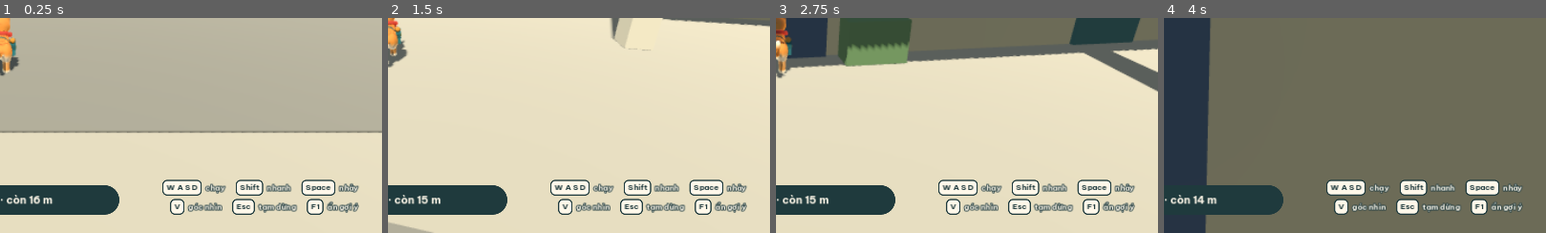
Above: before the commit, frames 1-4 (left to right).
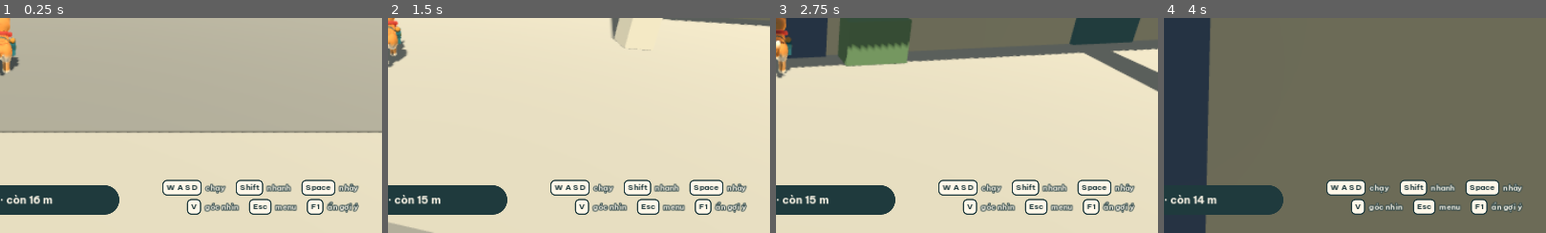
Above: after the commit, the same moments.

Repository: sangdaden/meo-giao-banh-mi
Game: Godot game, scene res://scenes/chung_cu.tscn
Two runs of this game, one before a commit and one after it. Both use one fixed random seed, a clock stepped at 60 frames per second and the inputs below. This scene is started directly instead of the project's main scene.
Inputs (mouse positions are % of the whole screen's width and height, from its top left):
- Up to frame 1 (0.25 s): no input
- Up to frame 2 (1.5 s): tap Enter (ui_accept) at 0.5 s; move the mouse to (55, 50) at 0.52 s; hold W (move_forward) from 0.53 s (still down); tap Ctrl (crouch) at 0.6 s; click (55, 50) at 0.67 s; tap Space (jump) at 0.77 s; move the mouse to (45, 50) at 1.27 s; tap E (deliver) at 1.35 s
- Up to frame 3 (2.75 s): keep holding W (move_forward); tap Space (jump) at 1.52 s; move the mouse to (52, 48) at 2.02 s; tap Alt (sneak) at 2.1 s
- Up to frame 4 (4 s): keep holding W (move_forward); move the mouse to (49, 52) at 2.77 s; tap Shift (sprint) at 2.85 s; click (49, 52) at 2.92 s; tap Space (jump) at 3.02, 3.77 s; move the mouse to (57, 51) at 3.52 s; tap V at 3.6 s
The pictures show only the part of the screen within x 50-100%, y 50-100%; the shares and areas given below are measured in that part.

The runs differ from the first frame. In frame 1, 1.6% of the frame differs, in the area x 44-78%, y 84-92%; in frame 2, 1.6%; in frame 3, 1.6%; in frame 4, 1.5%.

Commit message:
Nút Về trang chủ rõ chữ, phím Esc ghi là menu, ảnh chụp menu bếp
Co-Authored-By: Claude Opus 5.5 (1M context) <noreply@anthropic.com>
Claude-Session: https://claude.ai/code/session_01XnGoVpmpcdk5u3SMY4s1yw

Diff:
--- a/scripts/hud.gd
+++ b/scripts/hud.gd
@@ -452,7 +452,7 @@
 		row.add_child(d)
 		dots.append(d)
 	set_progress([])
-	pause_button = T.icon_button("pause", "Tạm dừng (Esc)")
+	pause_button = T.icon_button("pause", "Menu (Esc)")
 	pause_button.size_flags_vertical = Control.SIZE_SHRINK_CENTER
 	pause_button.focus_mode = Control.FOCUS_NONE
 	pause_button.pressed.connect(func(): toggle_pause())
@@ -698,7 +698,7 @@
 	v.mouse_filter = Control.MOUSE_FILTER_IGNORE
 	play_root.add_child(v)
 	v.add_child(_key_line([["W A S D", "chạy"], ["Shift", "nhanh"], ["Space", "nhảy"]]))
-	v.add_child(_key_line([["V", "góc nhìn"], ["Esc", "tạm dừng"], ["F1", "ẩn gợi ý"]]))
+	v.add_child(_key_line([["V", "góc nhìn"], ["Esc", "menu"], ["F1", "ẩn gợi ý"]]))
 	hint = v
 
 
@@ -781,7 +781,7 @@
 	var pick := T.button("  Chọn màn chơi", "secondary", 56, 19)
 	pick.pressed.connect(_on_menu_select)
 	col.add_child(pick)
-	var home := T.button("  Về trang chủ", "ghost", 56, 19)
+	var home := T.button("  Về trang chủ", "secondary", 56, 19)
 	home.pressed.connect(func(): PlayMode.go_home(get_tree()))
 	col.add_child(home)
 	scr.set_meta("first", resume)
--- a/scripts/kitchen_hud.gd
+++ b/scripts/kitchen_hud.gd
@@ -201,7 +201,7 @@
 	keys.mouse_filter = Control.MOUSE_FILTER_IGNORE
 	_place(keys, 1.0, 1.0, Rect2(-560, -80, 532, 50))
 	play_root.add_child(keys)
-	keys.add_child(_key_line([["W A S D", "chạy"], ["E", "làm việc ở trạm"], ["Space", "nhảy"], ["Esc", "tạm dừng"]]))
+	keys.add_child(_key_line([["W A S D", "chạy"], ["E", "làm việc ở trạm"], ["Space", "nhảy"], ["Esc", "menu"]]))
 	hint = keys
 
 	fps_label = T.outlined("", 16, PAPER, 6)
--- a/scripts/ui/kitchen_hud.gd
+++ b/scripts/ui/kitchen_hud.gd
@@ -66,7 +66,7 @@
 	tickets_row.alignment = BoxContainer.ALIGNMENT_CENTER
 	root.add_child(tickets_row)
 
-	var pause := T.icon_button("pause", "Tạm dừng (Esc)")
+	var pause := T.icon_button("pause", "Menu (Esc)")
 	pause.focus_mode = Control.FOCUS_NONE
 	T.place(pause, 1.0, 0.0, Rect2(-80, 24, 56, 56))
 	pause.pressed.connect(func(): pause_pressed.emit())
--- a/tools/chup_giao_dien.gd
+++ b/tools/chup_giao_dien.gd
@@ -168,7 +168,12 @@
 	kh.show_closeup("Chẻ dọc dưa leo", "bấm khi dao vào vùng xanh", 2, 3)
 	kh.set_closeup_meter(0.47, 0.52, 0.68)
 	await _shot("7_hud_bep")
-	kh.toggle_pause()
+	# Menu Esc trong màn bếp thật
+	change_scene_to_file("res://scenes/kitchen.tscn")
+	await _wait(40)
+	current_scene.start_game()
+	await _wait(20)
+	current_scene.hud.toggle_pause()
 	await _shot("7b_menu_esc_bep")
-	kh.toggle_pause()
+	current_scene.hud.toggle_pause()
 	quit()
